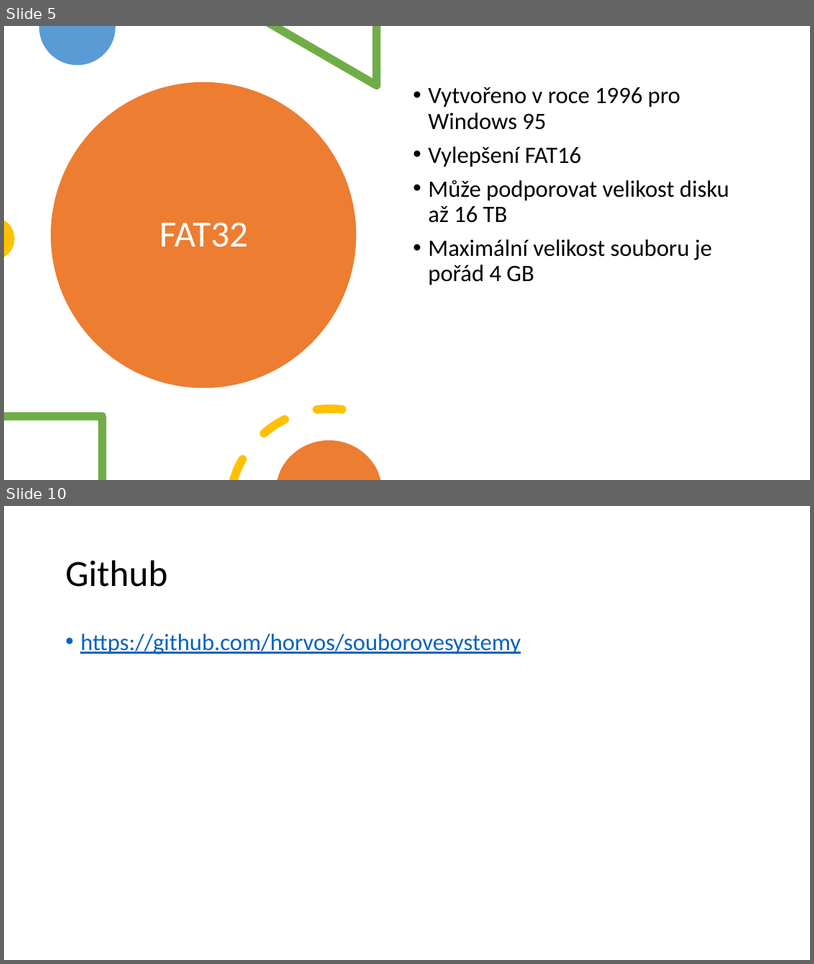
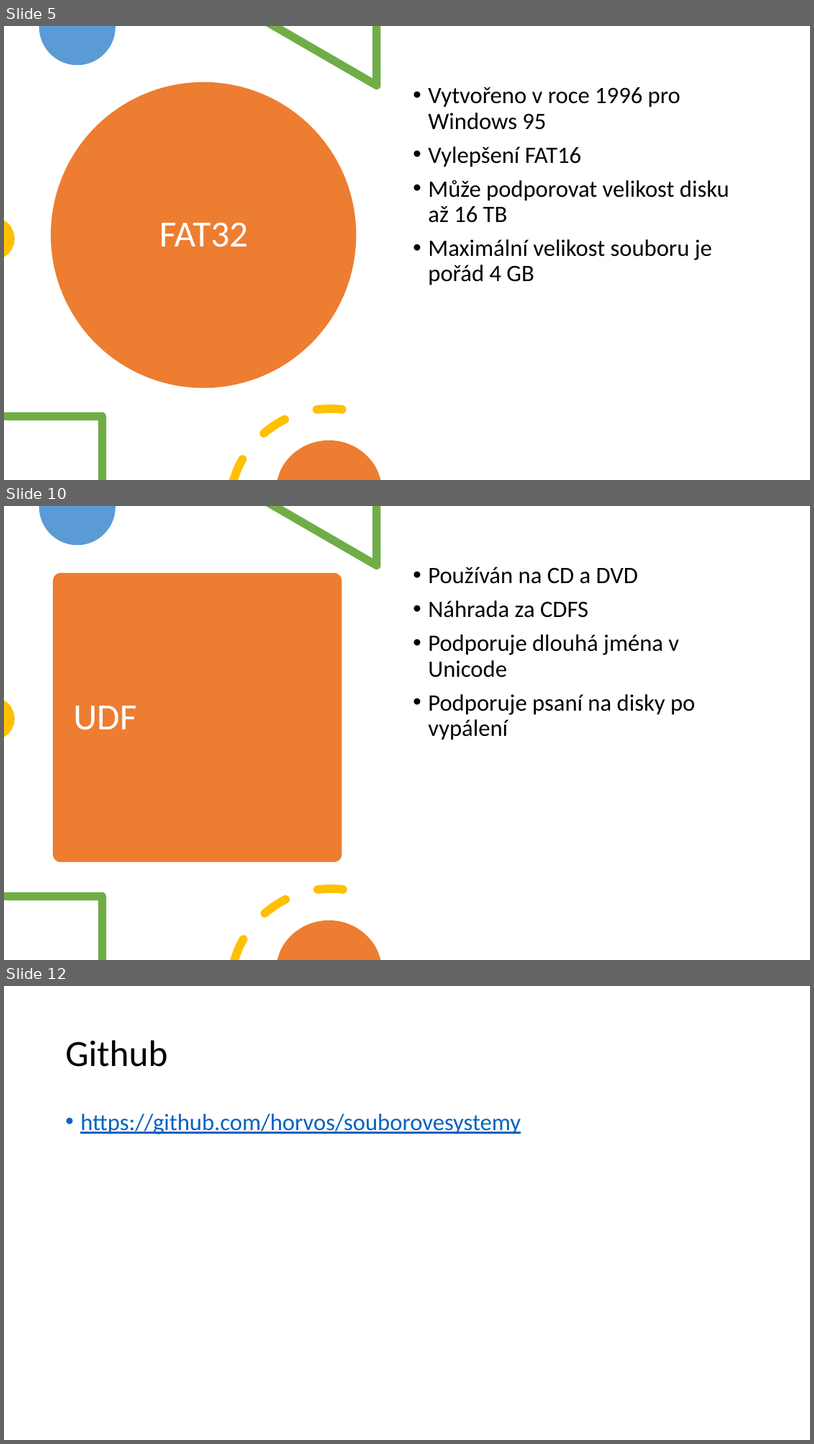
Before and after one commit to horvos/souborovesystemy, a slide deck: horvath.pptx. Shown one above the other, each under a label of ours: slides 5 and 10 before the commit, slides 5, 10 and 12 after it; the slides between them are not shown. The pictures are 814x964 and 814x1444 pixels, drawn with LibreOffice and Linux fonts; fonts in the diff are those of the drawing. Boxes give left, top, right and bottom in pixels: in the first picture for what was removed or moved away, otherwise in the second. Text is boxed around its words. In the diff, an @@ line names an element or a change of style, - is before the commit and + after.

```diff
--- a/horvath.pptx
+++ b/horvath.pptx
@@ slide 10 added at [4,506,810,960], background #FFFFFF @@
@@ freeform shape added at [39,506,116,546], fill #5B9BD5 @@
@@ freeform shape added at [266,506,381,569], fill #70AD47 @@
@@ text added at [428,566,695,740], 28 pt, text #000000 @@
+• Používán na CD a DVD
+• Náhrada za CDFS
+• Podporuje dlouhá jména v Unicode
+• Podporuje psaní na disky po vypálení
@@ rounded rectangle added at [53,573,342,862], fill #ED7D31 @@
@@ freeform shape added at [4,700,14,736], fill #FFC000 @@
@@ title added at [73,705,136,730], 44 pt, text #FFFFFF @@
+UDF
@@ freeform shape added at [4,892,106,960], fill #70AD47 @@
@@ freeform shape added at [230,884,347,960], fill #FFC000 @@
@@ freeform shape added at [278,920,381,960], fill #ED7D31 @@
@@ what was slide 10 is now slide 12 @@
```
Also in this commit, not shown: 4 slides changed, 1 other slide added.
